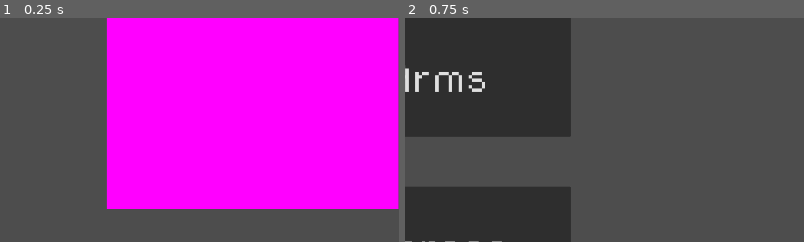
Above: before the commit, frames 1-2 (left to right).
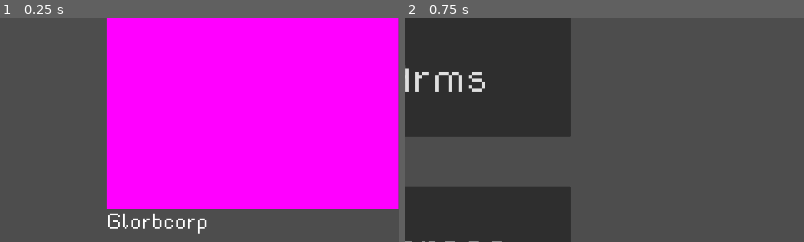
Above: after the commit, the same moments.

Repository: flowerFawn/Robot_game
Game: Godot game, scene res://menus/shop_menu.tscn
Two runs of this game, one before a commit and one after it. Both use one fixed random seed, a clock stepped at 60 frames per second and the inputs below. This scene is started directly instead of the project's main scene.
Inputs:
- Up to frame 1 (0.25 s): no input
- Up to frame 2 (0.75 s): click "Back" at 0.5 s
The pictures show only the part of the screen within x 50-100%, y 0-50%; the shares and areas given below are measured in that part.

The runs differ from the first frame. In frame 1, 0.5% of the frame differs, in the area x 27-52%, y 87-97%; in frame 2, nothing differs.
Error before the commit: Attempt to call function 'get_files' in base 'null instance' on a null instance. (res://scripts/shop_dropdown.gd:14)
Error after the commit: Attempt to call function 'get_files' in base 'null instance' on a null instance. (res://scripts/shop_dropdown.gd:15)

Commit message:
implimented a company and company description display in the shop, loaded from the json

Diff:
--- a/menus/shop_menu.tscn
+++ b/menus/shop_menu.tscn
@@ -60,6 +60,44 @@
 disabled = true
 text = "Buy"
 
+[node name="LimbName" type="Label" parent="."]
+layout_mode = 1
+anchors_preset = -1
+anchor_left = 0.634
+anchor_top = 0.386
+anchor_right = 1.0
+anchor_bottom = 0.427
+offset_left = -1.28003
+offset_top = -12.88
+offset_right = -2.0
+offset_bottom = 2.84
+theme = ExtResource("1_1wjp7")
+theme_override_font_sizes/font_size = 64
+
+[node name="CompanyDescription" type="Label" parent="."]
+layout_mode = 1
+anchors_preset = -1
+anchor_top = 0.684
+anchor_right = 1.0
+anchor_bottom = 4.025
+offset_left = 1224.0
+offset_top = -220.72
+offset_right = 1213.0
+offset_bottom = -212.751
+
+[node name="CompanyName" type="Label" parent="."]
+layout_mode = 1
+anchors_preset = -1
+anchor_right = 0.229
+anchor_bottom = 0.099
+offset_left = 1217.0
+offset_top = 461.0
+offset_right = 1480.32
+offset_bottom = 445.08
+theme = ExtResource("1_1wjp7")
+theme_override_font_sizes/font_size = 64
+text = "Glorbcorp"
+
 [connection signal="item_selected" from="OptionButton" to="OptionButton" method="_on_item_selected"]
 [connection signal="pressed" from="Button" to="Button" method="_on_pressed"]
 [connection signal="button_up" from="BuyButton" to="OptionButton" method="purchase_item"]
--- a/scripts/shop_dropdown.gd
+++ b/scripts/shop_dropdown.gd
@@ -4,6 +4,7 @@
 var limb_folder
 var limb_json
 var owned_limb
+var company_descriptions = {"Glorbcorp" : "Run by a clown. Profits driven into the ground. Every single product they have put out has been completely worthless, yet somehow it is still running"}
 # Called when the node enters the scene tree for the first time.
 func _ready():
 	#looks through the folder it is told too
@@ -31,6 +32,8 @@
 		return false
 
 func _on_item_selected(index):
+	var company
+	var company_description
 	limb_folder = DirAccess.open(searched_folder)
 	owned_limb = is_limb_owned(index)
 	if owned_limb:
@@ -38,11 +41,17 @@
 	else:
 		set_owned_item(false)
 	selected_limb_name = limb_folder.get_files()[index].left(-5)
+	get_parent().get_node("LimbName").text = selected_limb_name
 	limb_json = load(searched_folder + "/" + limb_folder.get_files()[index]).data
 	print(limb_folder.get_files()[index])
 	if limb_json.has("texture") and FileAccess.file_exists(limb_json["texture"]):
 		get_parent().get_node("LimbSprite").texture = load(limb_json["texture"])
 		get_parent().get_node("LimbSprite").scale = Vector2(5, 5)
+	company = limb_json.get("company", "???")
+	get_parent().get_node("CompanyName").text = company
+	company_description = company_descriptions.get(company, "The serial number has been filed off, the source is unknown")
+	get_parent().get_node("CompanyDescription").text = company_description
+
 
 func purchase_item():
 	#in theory this should never run while it is an owned limb, but better safe than sorry innit
